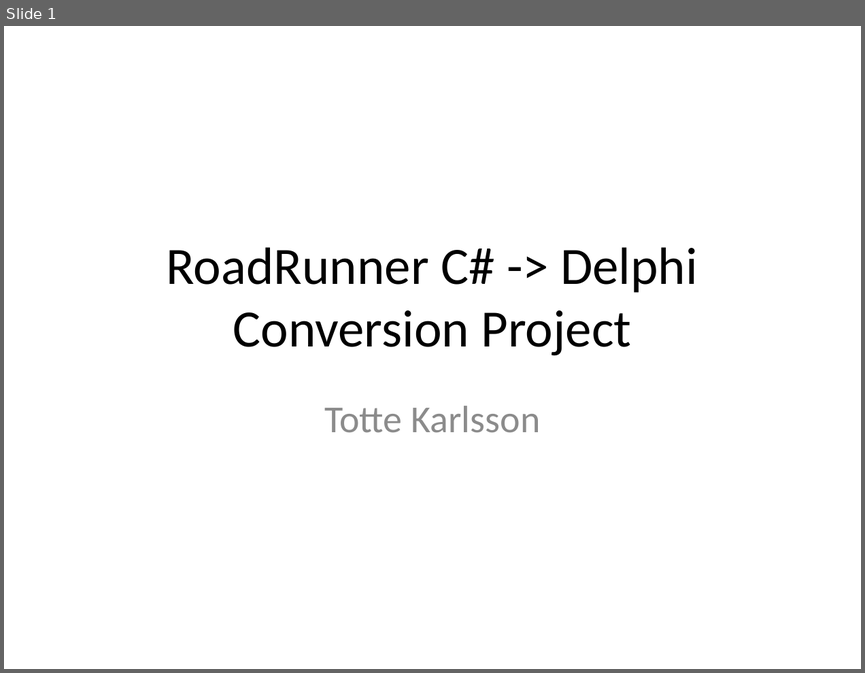
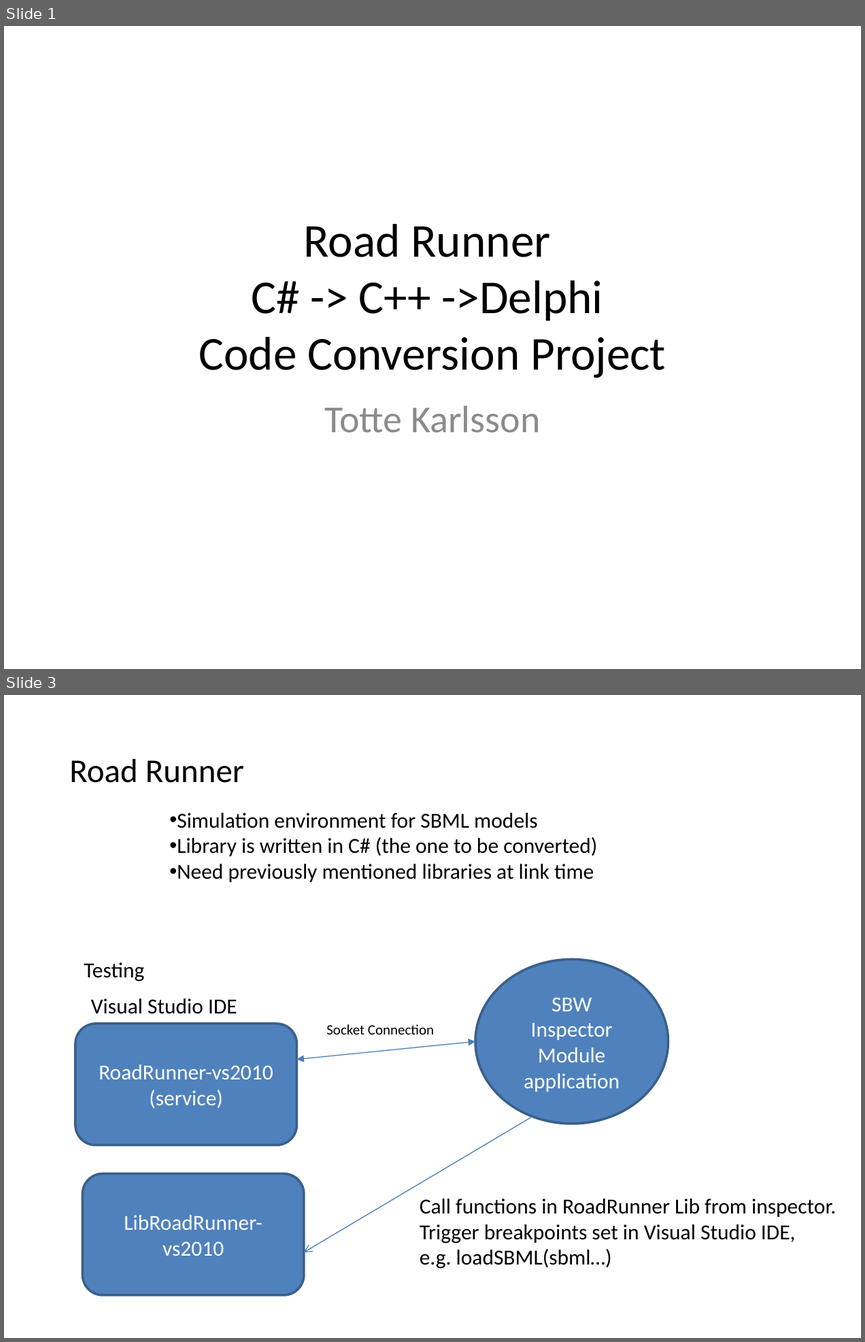
Before and after one commit to gregmedlock/roadrunnerwork, a slide deck: trunk/Docs/RoadRunnerPPT.pptx. Shown one above the other, each under a label of ours: slide 1 before the commit, slides 1 and 3 after it; the slides between them are not shown. The pictures are 865x673 and 865x1342 pixels, drawn with LibreOffice and Linux fonts; fonts in the diff are those of the drawing. Boxes give left, top, right and bottom in pixels: in the first picture for what was removed or moved away, otherwise in the second. Text is boxed around its words. In the diff, an @@ line names an element or a change of style, - is before the commit and + after.

```diff
--- a/trunk/Docs/RoadRunnerPPT.pptx
+++ b/trunk/Docs/RoadRunnerPPT.pptx
@@ slide 3 added at <box>4,695,861,1338</box>, background #FFFFFF @@
@@ text added at <box>69,759,244,783</box>, 28 pt, text #000000 @@
+Road Runner
@@ text added at <box>177,813,597,882</box>, 18 pt, text #000000 @@
+• Simulation environment for SBML models
+• Library is written in C# (the one to be converted)
+• Need previously mentioned libraries at link time
@@ ellipse added at <box>475,959,668,1123</box>, fill #4F81BD, outline #3A5F8C 2 pt, 18 pt, text #FFFFFF @@
+SBW Inspector Module application
@@ text added at <box>84,962,144,981</box>, 18 pt, text #000000 @@
+Testing
@@ text added at <box>91,998,237,1014</box>, 18 pt, text #000000 @@
+Visual Studio IDE
@@ rounded rectangle added at <box>75,1023,296,1145</box>, fill #4F81BD, outline #3A5F8C 2 pt, 18 pt, text #FFFFFF @@
+RoadRunner-vs2010
+(service)
@@ double arrow added from (297, 1059) to (475, 1041), #4B7EBC 0.75 pt @@
@@ text added at <box>326,1024,434,1034</box>, 12 pt, text #000000 @@
+Socket Connection
@@ arrow added from (532, 1117) to (304, 1252), #4B7EBC 0.75 pt @@
@@ rounded rectangle added at <box>83,1173,304,1295</box>, fill #4F81BD, outline #3A5F8C 2 pt, 18 pt, text #FFFFFF @@
+LibRoadRunner-vs2010
@@ text added at <box>419,1198,836,1268</box>, 18 pt, text #000000 @@
+Call functions in RoadRunner Lib from inspector.
+Trigger breakpoints set in Visual Studio IDE,
+e.g. loadSBML(sbml…)
@@ slide 1 changed as well @@
@@ title at <box>198,224,666,378</box>: text changed; size 44 to 39.6 pt @@
-RoadRunner C# -> Delphi Conversion Project
+Road Runner
+C# -> C++ ->Delphi
+Code Conversion Project
```
Also in this commit, not shown: 3 other slides changed, 1 other slide added, 2 slides removed, 1 other file.
